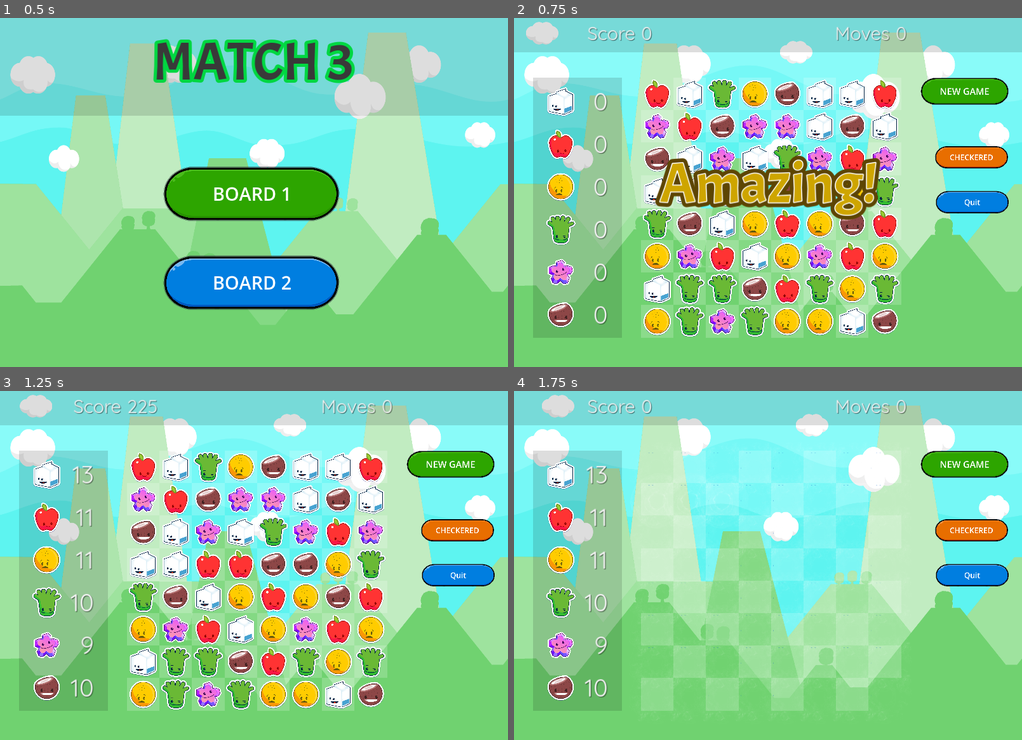
Above: before the commit, frames 1-4 (two rows, left to right).
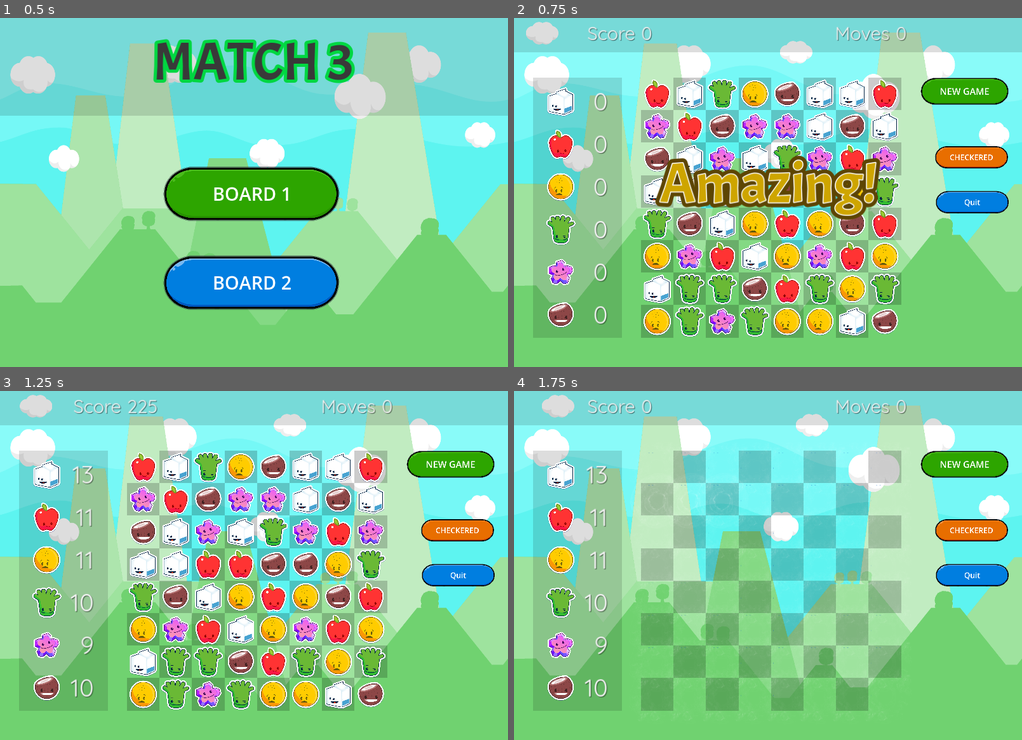
Above: after the commit, the same moments.

Repository: gitbrent/godot-match-3
Game: Godot game, scene res://main.tscn
Two runs of this game, one before a commit and one after it. Both use one fixed random seed, a clock stepped at 60 frames per second and the inputs below.
Inputs:
- Up to frame 1 (0.5 s): no input
- Up to frame 2 (0.75 s): click "BOARD 1" at 0.5 s
- Up to frame 3 (1.25 s): no input
- Up to frame 4 (1.75 s): click "NEW GAME" at 1.25 s

Frame 1 is identical in both runs. In frame 2, 7.7% of the frame differs, in the area x 25-77%, y 17-92%; in frame 3, 8.9%; in frame 4, 19%.

Commit message:
added custom squares for board

Diff:
--- a/game_boards/all_common/common.gd
+++ b/game_boards/all_common/common.gd
@@ -6,14 +6,14 @@
 
 # =========================================================
 
-func fill_grid(hbox:HBoxContainer, grid:GridContainer):
+func fill_grid(hbox:HBoxContainer, grid:GridContainer, square0:String, square1:String):
 	var size = hbox.get_child_count()
 	for i in range(size):
 		for j in range(size):
 			# Load the appropriate scene based on the checkerboard pattern
-			var brdsq_scene_path = "res://game_boards/board_space/game_board/board_square_1.tscn"  # Assume light square
+			var brdsq_scene_path = square0  # Light square
 			if (i + j) % 2 == 0:
-				brdsq_scene_path = "res://game_boards/board_space/game_board/board_square_0.tscn"  # Dark square
+				brdsq_scene_path = square1  # Dark square
 
 			# Load and instantiate the scene
 			var brdsq_scene = load(brdsq_scene_path)
--- a/game_boards/board_food/game_board/Board.gd
+++ b/game_boards/board_food/game_board/Board.gd
@@ -26,7 +26,7 @@
 	# godot setup
 	randomize()
 	# A: populate board
-	CmnFunc.fill_grid(hbox_container, grid_container)
+	CmnFunc.fill_grid(hbox_container, grid_container, "res://game_boards/board_food/game_board/board_square_0.tscn", "res://game_boards/board_food/game_board/board_square_1.tscn")
 	CmnFunc.fill_hbox(hbox_container, Enums.GemDict.FOOD, self._on_cell_click)
 	# B: check board after init
 	process_game_round()
@@ -36,6 +36,8 @@
 	# A:
 	board_props_moves = 0
 	board_props_score = 0
+	emit_signal("props_updated_score", board_props_score)
+	emit_signal("props_updated_moves", board_props_moves)
 	# B:
 	CmnFunc.new_game_explode_replace(hbox_container, GEM_COLOR_NAMES, Enums.EXPLODE_DELAY)
 	# C:
--- a/game_boards/board_space/game_board/GemBoard.gd
+++ b/game_boards/board_space/game_board/GemBoard.gd
@@ -26,7 +26,7 @@
 	# godot setup
 	randomize()
 	# A: populate board
-	CmnFunc.fill_grid(hbox_container, grid_container)
+	CmnFunc.fill_grid(hbox_container, grid_container, "res://game_boards/board_space/game_board/board_square_0.tscn", "res://game_boards/board_space/game_board/board_square_1.tscn")
 	CmnFunc.fill_hbox(hbox_container, Enums.GemDict.GEMS, self._on_cell_click)
 	# B: check board after init
 	process_game_round()
@@ -36,6 +36,8 @@
 	# A:
 	board_props_moves = 0
 	board_props_score = 0
+	emit_signal("props_updated_score", board_props_score)
+	emit_signal("props_updated_moves", board_props_moves)
 	# B:
 	CmnFunc.new_game_explode_replace(hbox_container, GEM_COLOR_NAMES, Enums.EXPLODE_DELAY)
 	# C:
